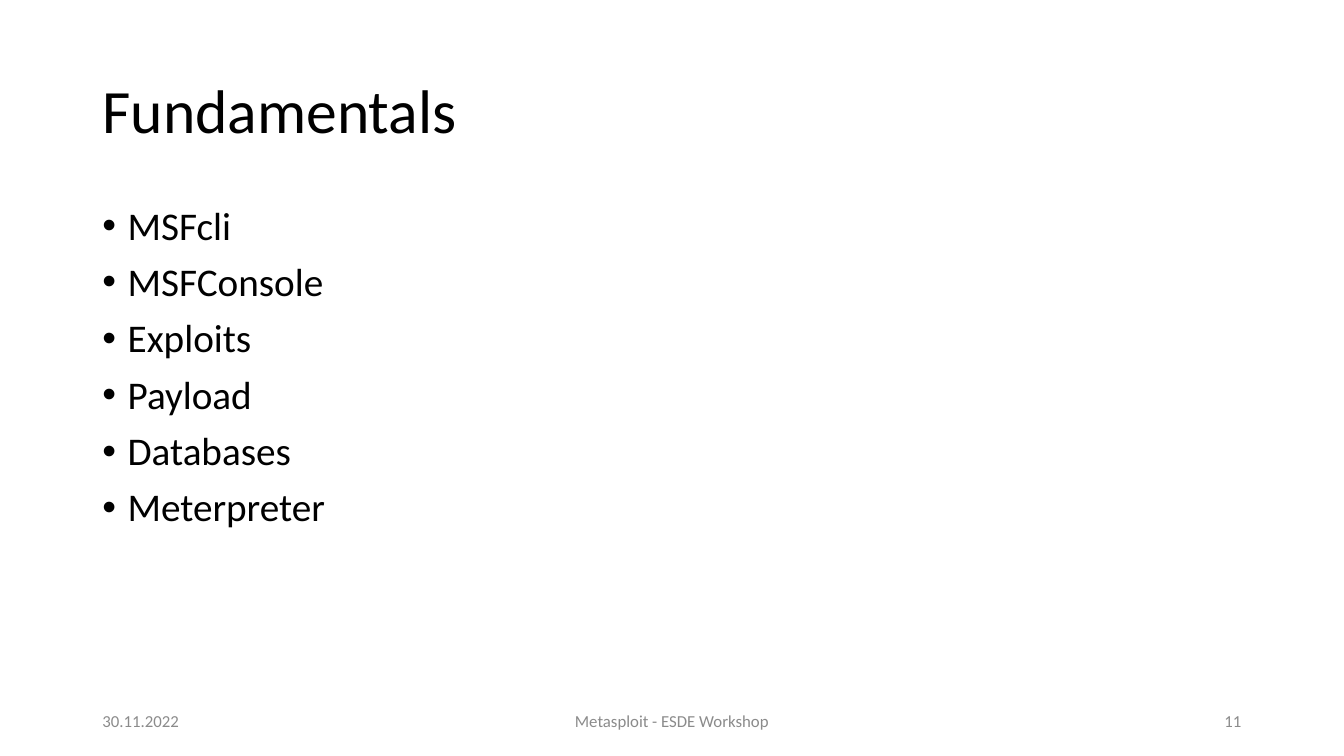
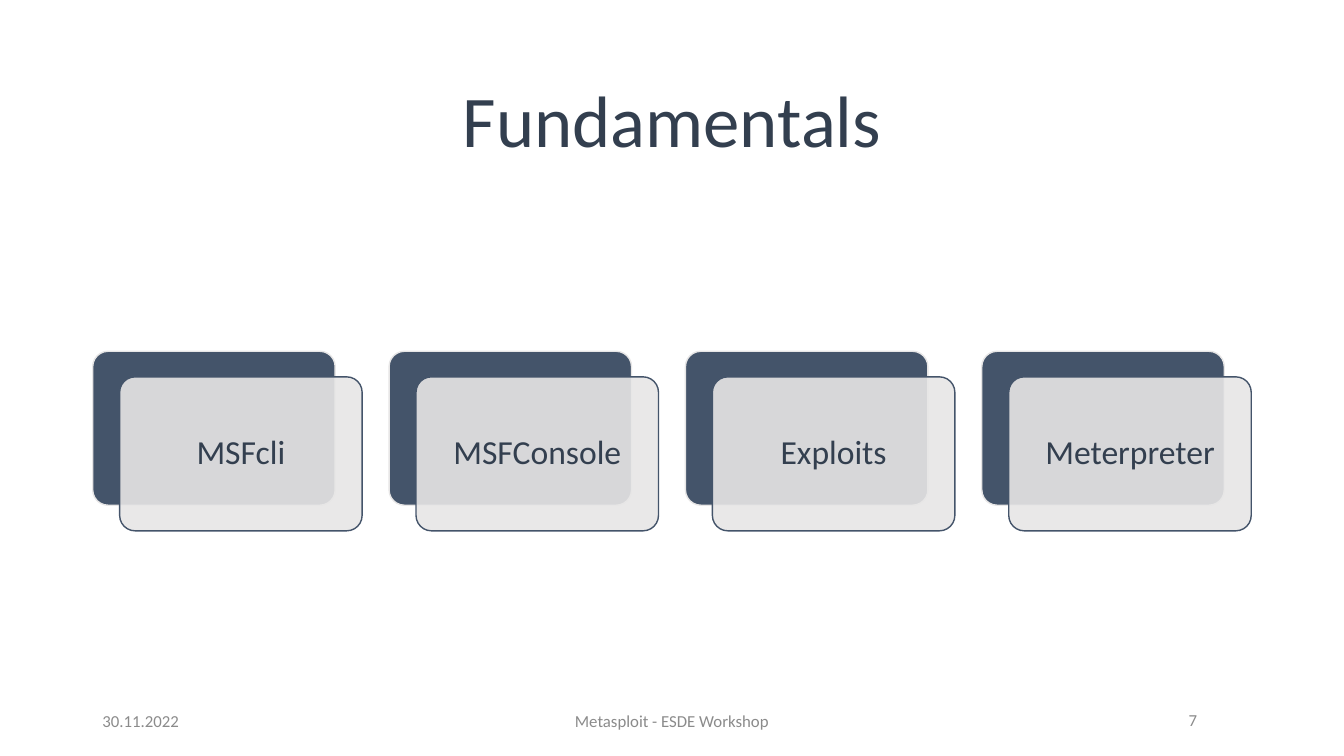
Before and after one commit to sebivenlo/ESDE_Metasploit_2022, a slide deck: slide 7 of presentation.pptx (slide 11 before the commit). Drawn at 1344x756 pixels with LibreOffice and Linux fonts; fonts in the diff are those of the drawing. Boxes give left, top, right and bottom in pixels: in the first picture for what was removed or moved away, otherwise in the second. Text is boxed around its words. In the diff, an @@ line names an element or a change of style, - is before the commit and + after.

```diff
--- a/presentation.pptx
+++ b/presentation.pptx
@@ title "Fundamentals": place and size @@
-title "Fundamentals" at [102,90,456,134]
+title "Fundamentals" at [463,96,881,148]
@@ title "Fundamentals" at [463,96,881,148]: size 44 to 52 pt, text colour #000000 to #333F50; alignment left to centre @@
@@ text removed at [128,212,325,528] @@
-• MSFcli
-• MSFConsole
-• Exploits
-• Payload
-• Databases
-• Meterpreter
@@ group added at [93,352,1252,531]: 8 rounded rectangles, 4 texts @@
+MSFcli
+MSFConsole
+Exploits
+Meterpreter
@@ page number: place and size @@
-page number at [1224,716,1241,727]
+page number at [950,701,1252,741]
@@ page number at [1189,715,1197,726]: text changed @@
-11
+7
```
Also in this commit, not shown: 9 other slides changed, 10 slides removed.
